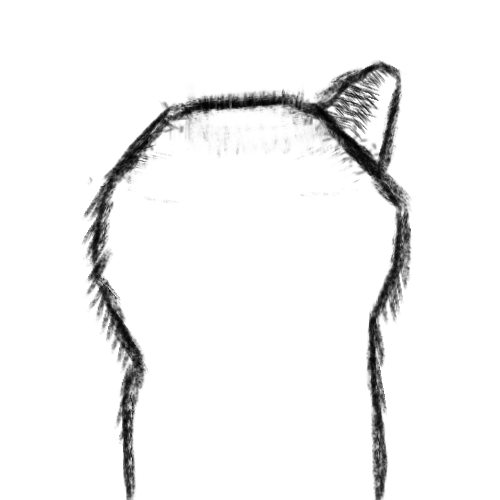
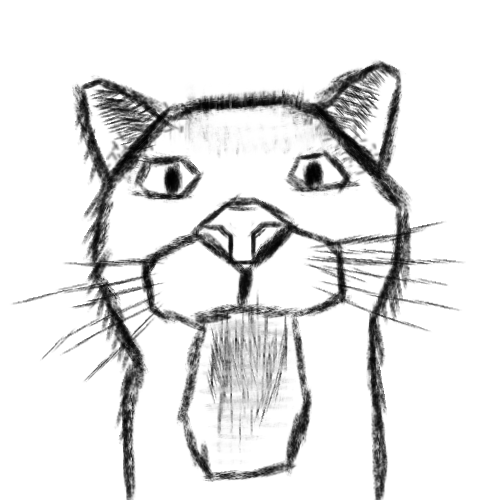
Layer changes from the first 500×500 image to the second:
showed "Pasted Layer #4" over 71, 74, 165, 186
showed "nose" over 188, 192, 300, 268
showed "eyes" over 127, 148, 361, 201
showed "mouth" over 10, 216, 466, 482
